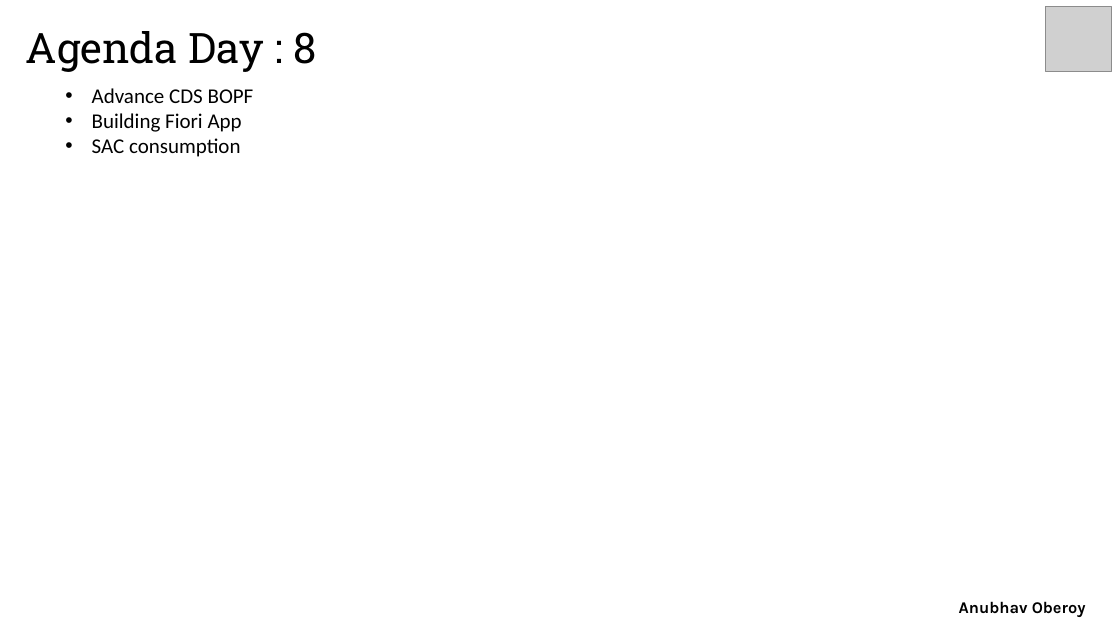
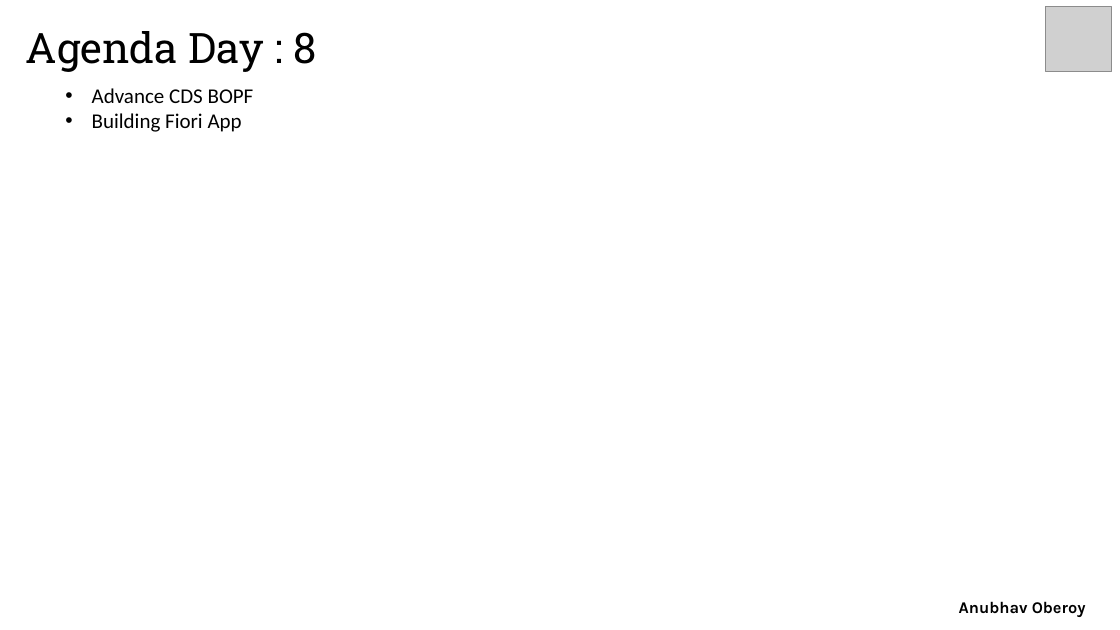
Before and after one commit to soyuztechnologies/CapgeminiODataTraining, a slide deck: slide 9 of OData Agenda.pptx. Drawn at 1120x630 pixels with LibreOffice and Linux fonts; fonts in the diff are those of the drawing; grey boxes stand for pictures. Boxes give left, top, right and bottom in pixels: in the first picture for what was removed or moved away, otherwise in the second. Text is boxed around its words. In the diff, an @@ line names an element or a change of style, - is before the commit and + after.

```diff
--- a/OData Agenda.pptx
+++ b/OData Agenda.pptx
@@ text at (x1=92, y1=138, x2=240, y2=157): paragraph removed @@
-• SAC consumption
```
Also in this commit, not shown: 1 other slide changed, 6 other files.
